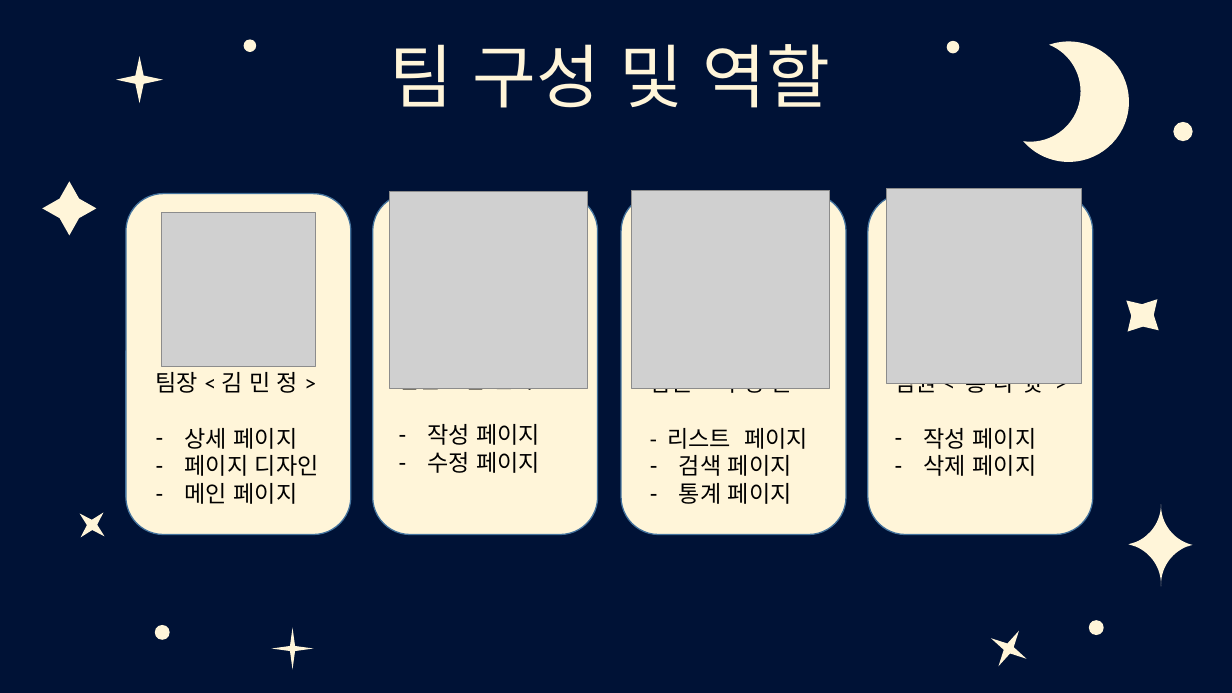
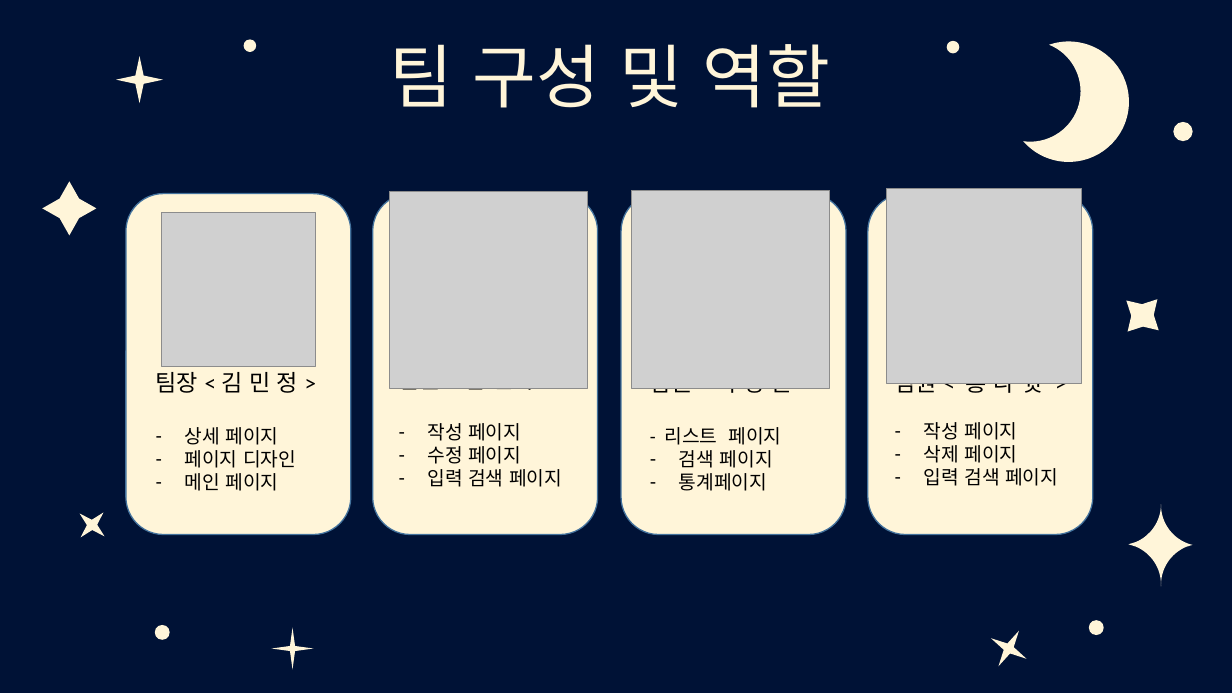
Before and after one commit to 0817php-404NFT/todolist, a slide deck: slide 4 of doc/꿀잠2_todolist_ppt.pptx. Drawn at 1232x693 pixels with LibreOffice and Linux fonts; fonts in the diff are those of the drawing; grey boxes stand for pictures; background and template pictures are left out. Boxes give left, top, right and bottom in pixels: in the first picture for what was removed or moved away, otherwise in the second. Text is boxed around its words. In the diff, an @@ line names an element or a change of style, - is before the commit and + after.

Commit message:
피피티수정완

```diff
--- a/doc/꿀잠2_todolist_ppt.pptx
+++ b/doc/꿀잠2_todolist_ppt.pptx
@@ text at (185,427,296,491): size 18 to 15 pt in "상세 페이지", "페이지 디자인", "메인 페이지" @@
@@ text at (428,423,521,464): size 18 to 15 pt in "작성 페이지", "수정 페이지" @@
@@ text at (665,427,781,468): size 18 to 15 pt in "- 리스트 페이지", "검색 페이지" @@
@@ text at (924,422,1017,463): size 18 to 15 pt in "작성 페이지", "삭제 페이지" @@
@@ text at (428,469,562,487): paragraph added @@
+– 입력 검색 페이지
@@ text at (679,473,767,491): text changed; size 18 to 15 pt @@
-– 통계 페이지
+– 통계페이지
@@ text at (924,468,1058,486): paragraph added @@
+– 입력 검색 페이지
```
